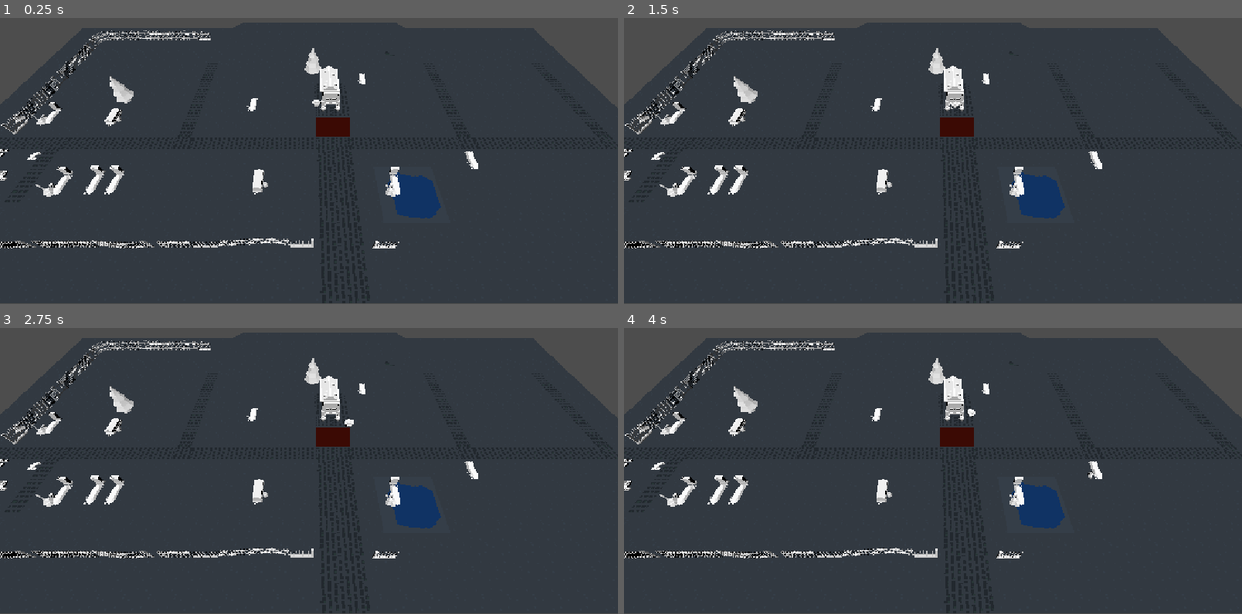
Above: before the commit, frames 1-4 (two rows, left to right).
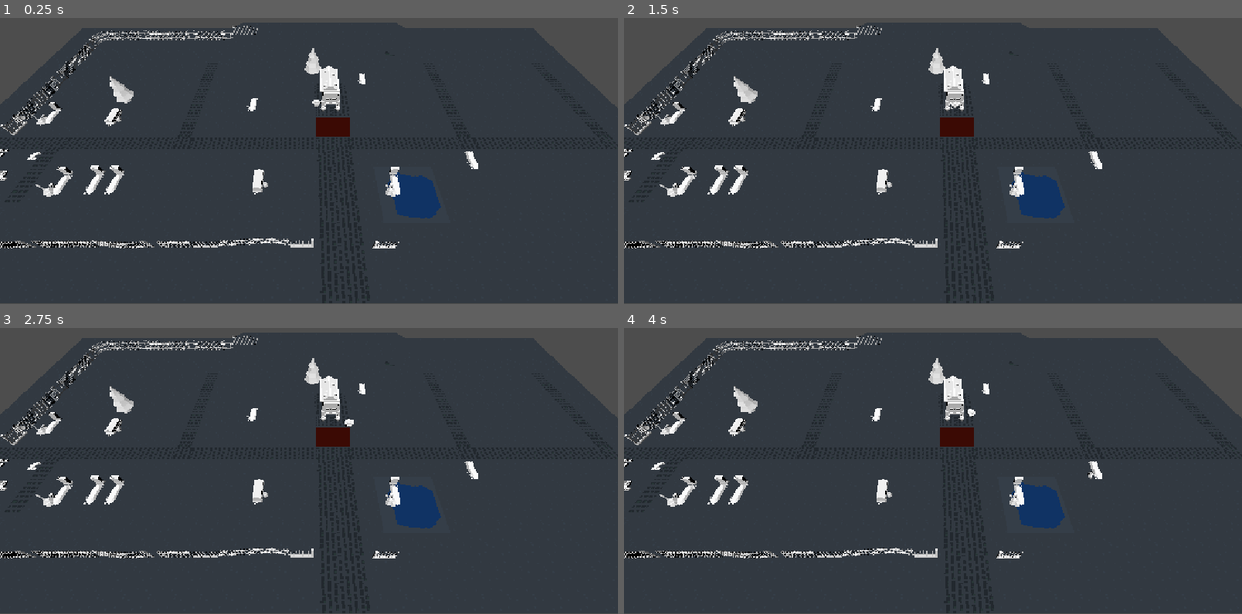
Above: after the commit, the same moments.

Repository: Hammster/GameJam-Oct-2026
Game: Godot game, scene res://Game.tscn
The game is run twice, just before and just after one commit, with the same random seed, the same clock (stepped at 60 frames per second) and the same inputs.
Inputs:
- Up to frame 1 (0.25 s): no input
- Up to frame 2 (1.5 s): tap Enter at 0.5 s; hold D (move_right) 0.53-1.28 s; tap Space (attack) at 0.6, 1.35 s; hold S (move_back) from 1.28 s (still down)
- Up to frame 3 (2.75 s): tap Space (attack) at 2, 2.1 s; release S (move_back) at 2.03 s; hold D (move_right) from 2.03 s (still down)
- Up to frame 4 (4 s): tap Enter at 2.75 s; release D (move_right) at 2.78 s; hold W (move_forward) 2.78-3.53 s; tap Space (attack) at 2.85, 3.5, 3.6 s; hold A (move_left) from 3.53 s (still down)

The runs differ from the first frame. In frame 1, 0.2% of the frame differs, in the area x 0-42%, y 2-41%; in frame 2, 0.2%; in frame 3, 0.2%; in frame 4, 0.2%.

Commit message:
merged graveyards

Diff:
--- a/Graveyard.tscn
+++ b/Graveyard.tscn
@@ -14,6 +14,7 @@
 [ext_resource type="PackedScene" uid="uid://b41mqxpxq3huw" path="res://Assets/debris.fbx" id="12_6i5qi"]
 [ext_resource type="PackedScene" uid="uid://cj4gka2w226uv" path="res://Assets/trunk.fbx" id="13_os2k2"]
 [ext_resource type="PackedScene" uid="uid://bmfwuso3ke3ld" path="res://Assets/pine-crooked.fbx" id="14_6i5qi"]
+[ext_resource type="PackedScene" uid="uid://ctesasx5pcse4" path="res://Assets/crypt-door.fbx" id="15_6i5qi"]
 
 [sub_resource type="BoxShape3D" id="BoxShape3D_2wp6v"]
 size = Vector3(17.094467, 3.4093018, 2.7407227)
@@ -81,10 +82,22 @@
 transform = Transform3D(0.9998026, 0, 0.019869246, 0, 1, 0, -0.019869246, 0, 0.9998026, -10.939351, 0, -7.66945)
 
 [node name="iron-fence-damaged8" parent="AuxScene" unique_id=1633016071 instance=ExtResource("6_8ieq5")]
-transform = Transform3D(1, 0, 0, 0, 1, 0, 0, 0, 1, -9.924809, 0, -7.6910114)
+transform = Transform3D(1, 0, 0, 0, 1, 0, 0, 0, 1, -9.873362, 0, -7.6910114)
+
+[node name="iron-fence-damaged9" parent="AuxScene" unique_id=1233834773 instance=ExtResource("6_8ieq5")]
+transform = Transform3D(1, 0, 0, 0, 1, 0, 0, 0, 1, -6.93725, 0, -7.6910114)
 
 [node name="iron-fence26" parent="AuxScene" unique_id=508647740 instance=ExtResource("5_t00lh")]
-transform = Transform3D(1, 0, 0, 0, 1, 0, 0, 0, 1, -8.850678, -0.029421687, -7.569458)
+transform = Transform3D(1, 0, 0, 0, 1, 0, 0, 0, 1, -8.890451, -0.0065512657, -7.6496143)
+
+[node name="iron-fence27" parent="AuxScene" unique_id=1894417904 instance=ExtResource("5_t00lh")]
+transform = Transform3D(1, 0, 0, 0, 1, 0, 0, 0, 1, -7.9021053, -0.0065512657, -7.6496143)
+
+[node name="iron-fence28" parent="AuxScene" unique_id=1871521063 instance=ExtResource("5_t00lh")]
+transform = Transform3D(0.9997945, 0.020276887, 0, -0.020276887, 0.9997945, 0, 0, 0, 1, -5.9325166, 0.46447992, -7.6496143)
+
+[node name="iron-fence29" parent="AuxScene" unique_id=1798894081 instance=ExtResource("5_t00lh")]
+transform = Transform3D(0.9999226, 0.012446566, 0, -0.012446566, 0.9999226, 0, 0, 0, 1, -4.9188523, 0.4605224, -7.6496143)
 
 [node name="iron-fence6" parent="AuxScene" unique_id=1450163813 instance=ExtResource("5_t00lh")]
 transform = Transform3D(0.99996495, 0, -0.008371398, 0, 1, 0, 0.008371398, 0, 0.99996495, -9.7499895, 0.015801907, 8.460426)
@@ -147,7 +160,7 @@
 transform = Transform3D(-0.010709494, 0, 0.9999427, 0, 1, 0, -0.9999427, 0, -0.010709494, -16.872532, 4.7683716e-07, 3.4413347)
 
 [node name="iron-fence-border-column4" parent="AuxScene" unique_id=270699027 instance=ExtResource("5_172wu")]
-transform = Transform3D(-0.06357248, 0, -0.9979774, 0, 1, 0, 0.9979774, 0, -0.06357248, -17.7613, 4.7683716e-07, 1.3236108)
+transform = Transform3D(-0.06357248, 0, -0.9979774, 0, 1, 0, 0.9979774, 0, -0.06357248, -17.7613, 4.7683716e-07, 1.3920755)
 
 [node name="iron-fence-border-column2" parent="AuxScene" unique_id=1405853434 instance=ExtResource("5_172wu")]
 transform = Transform3D(-0.9999397, 0, -0.010985718, 0, 1, 0, 0.010985718, 0, -0.9999397, 2.7936757, 0, 7.5848637)
@@ -215,3 +228,10 @@
 [node name="CollisionShape3D" type="CollisionShape3D" parent="StaticBody3D" unique_id=861252100]
 transform = Transform3D(1, 0, 0, 0, 1, 0, 0, 0, 1, -8.832294, 1.6786423, 9.442641)
 shape = SubResource("BoxShape3D_i2owx")
+[node name="crypt-door" parent="AuxScene" unique_id=224218299 instance=ExtResource("15_6i5qi")]
+transform = Transform3D(0.017174428, 0, -0.99985254, 0, 1, 0, 0.99985254, 0, 0.017174428, -17.817091, 0.6670575, 1.7495136)
+metadata/_edit_group_ = true
+
+[node name="crypt-door2" parent="AuxScene" unique_id=260360350 instance=ExtResource("15_6i5qi")]
+transform = Transform3D(0.017174428, 0, -0.99985254, 0, 1, 0, 0.99985254, 0, 0.017174428, -17.817091, 0.6670575, 2.1648216)
+metadata/_edit_group_ = true
